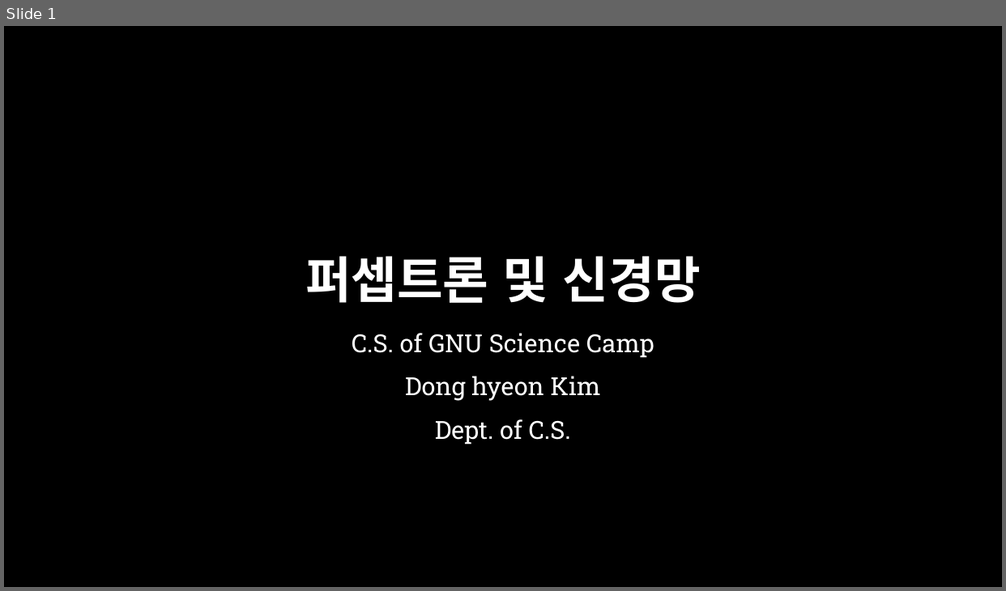
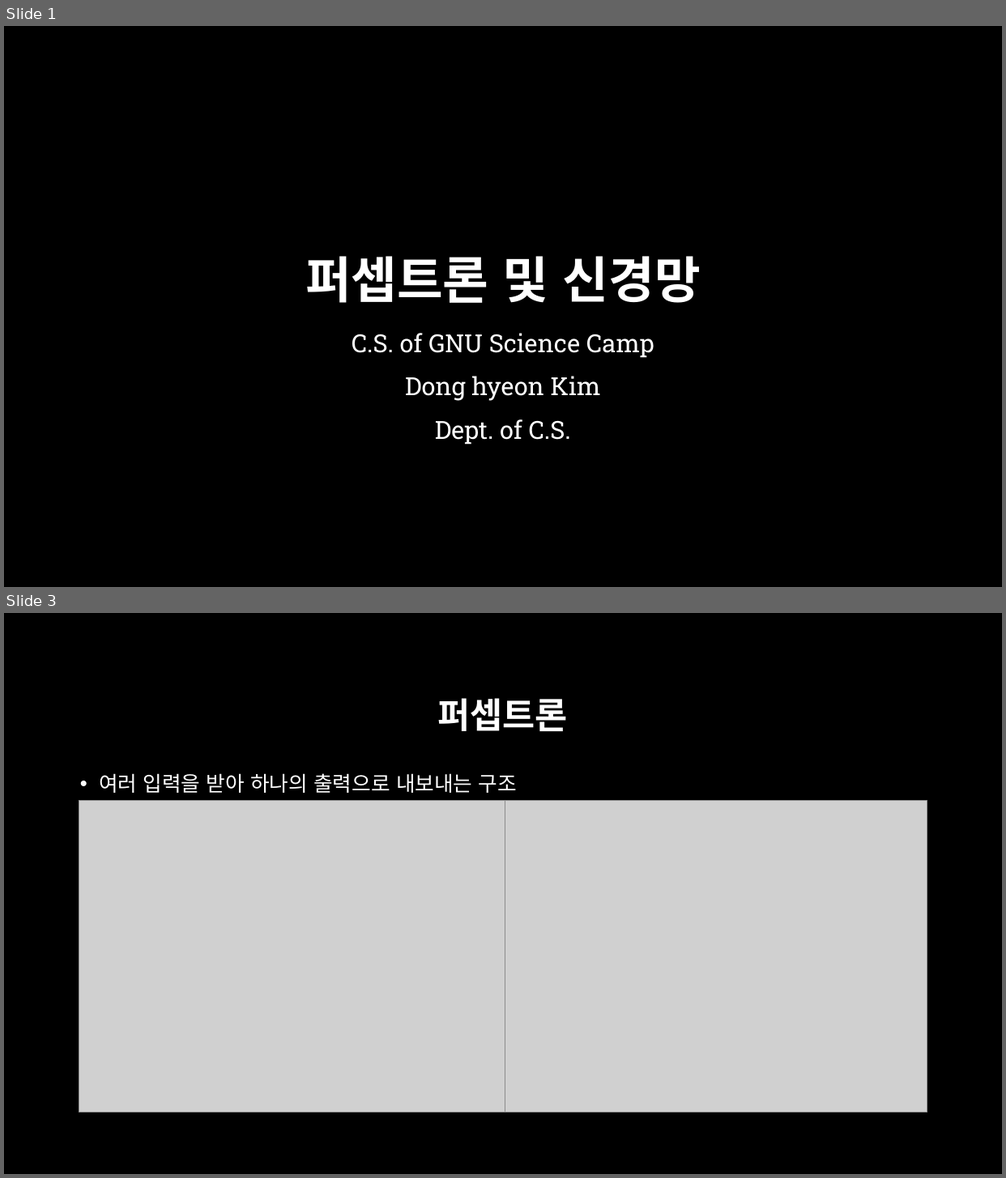
Before and after one commit to across0406/2017-GNU-Science-Camp-of-Computer-Science, a slide deck: ppt/4. 퍼셉트론 및 신경망.pptx. Shown one above the other, each under a label of ours: slide 1 before the commit, slides 1 and 3 after it; the slides between them are not shown. The pictures are 1006x591 and 1006x1178 pixels, drawn with LibreOffice and Linux fonts; fonts in the diff are those of the drawing; grey boxes stand for pictures; background and template pictures are left out. Boxes give left, top, right and bottom in pixels: in the first picture for what was removed or moved away, otherwise in the second. Text is boxed around its words. In the diff, an @@ line names an element or a change of style, - is before the commit and + after.

```diff
--- a/ppt/4. 퍼셉트론 및 신경망.pptx
+++ b/ppt/4. 퍼셉트론 및 신경망.pptx
@@ slide 3 added at (4,613,1002,1174), background picture (left out) @@
@@ title added at (437,698,567,731), 34 pt, text #FFFFFF, bold @@
+퍼셉트론
@@ text added at (99,773,517,793), 20 pt, text #FFFFFF @@
+• 여러 입력을 받아 하나의 출력으로 내보내는 구조
@@ picture added at (79,800,506,1112) @@
@@ picture added at (505,800,927,1112) @@
```
Also in this commit, not shown: 3 slides changed, 5 other slides added, 6 other files.
